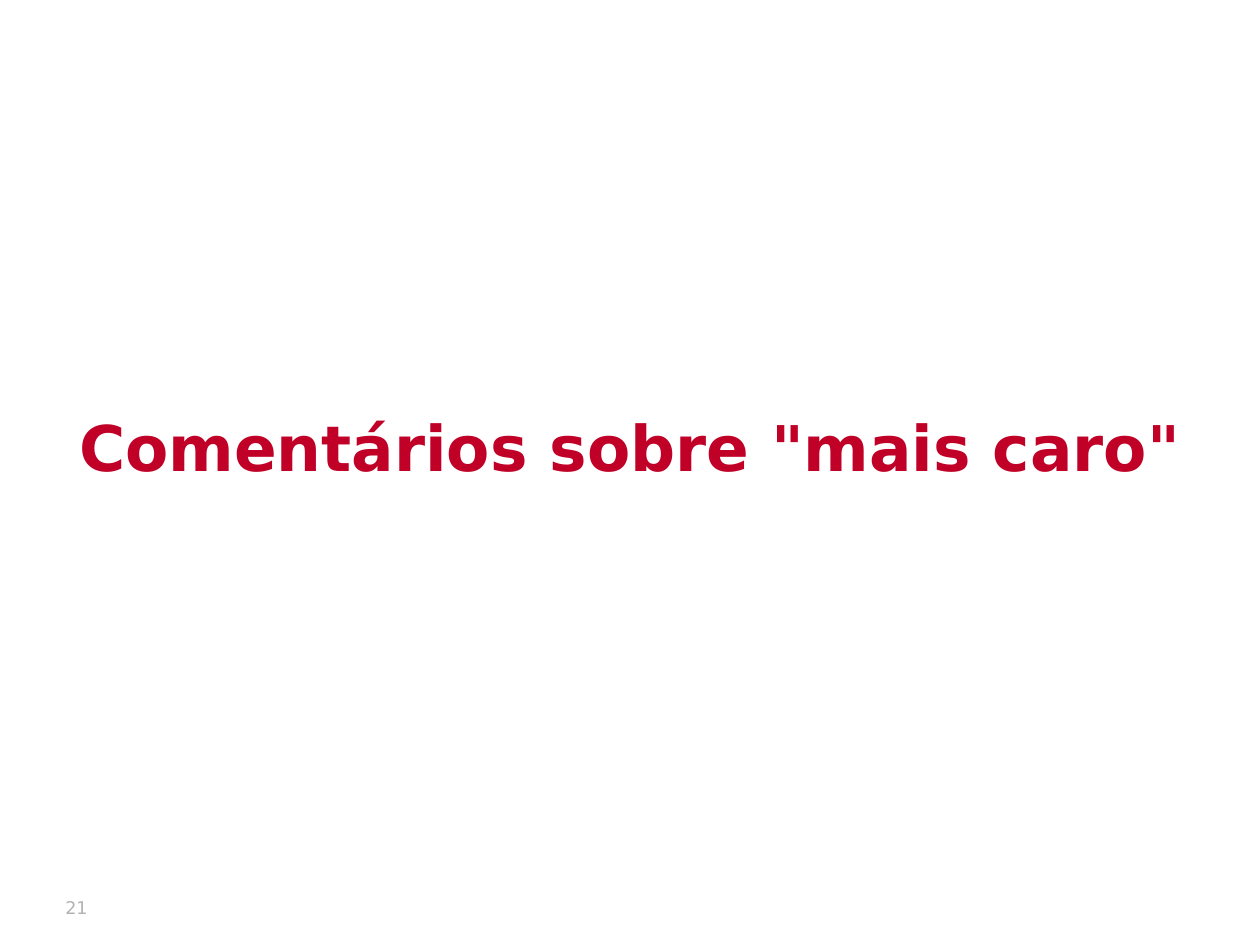
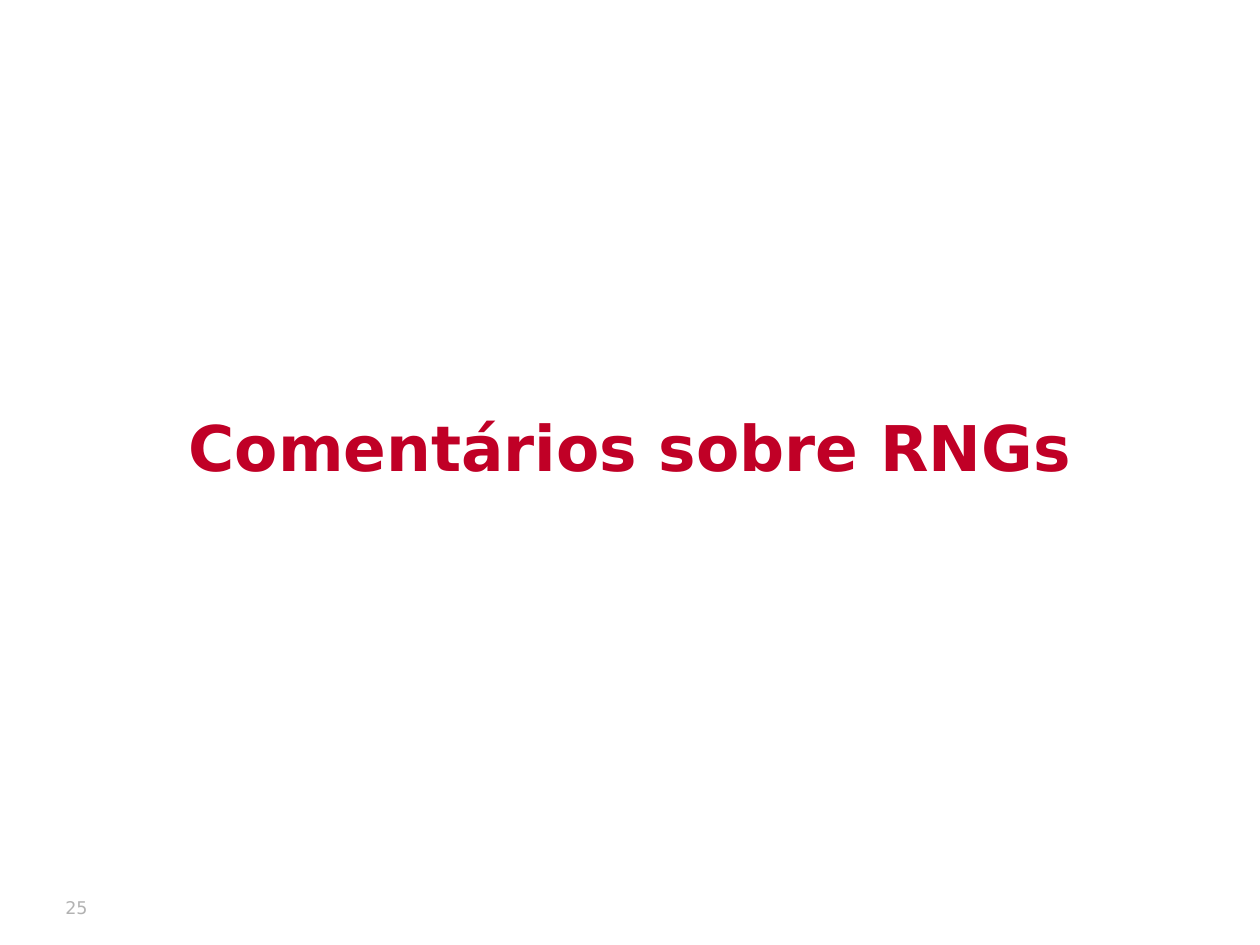
Before and after one commit to thalials/supercomp, a slide deck: slide 25 of aulas/05-algoritmos-aleatorios/slides.pptx (slide 21 before the commit). Drawn at 1260x945 pixels with LibreOffice and Linux fonts; fonts in the diff are those of the drawing; background and template pictures are left out. Boxes give left, top, right and bottom in pixels: in the first picture for what was removed or moved away, otherwise in the second. Text is boxed around its words. In the diff, an @@ line names an element or a change of style, - is before the commit and + after.

```diff
--- a/aulas/05-algoritmos-aleatorios/slides.pptx
+++ b/aulas/05-algoritmos-aleatorios/slides.pptx
@@ text at [189, 420, 1070, 472]: text changed @@
-Comentários sobre "mais caro"
+Comentários sobre RNGs
@@ page number at [65, 901, 87, 914]: text changed @@
-21
+25
```
Also in this commit, not shown: 4 other slides changed, 15 slides added, 16 slides removed, 29 other files.
